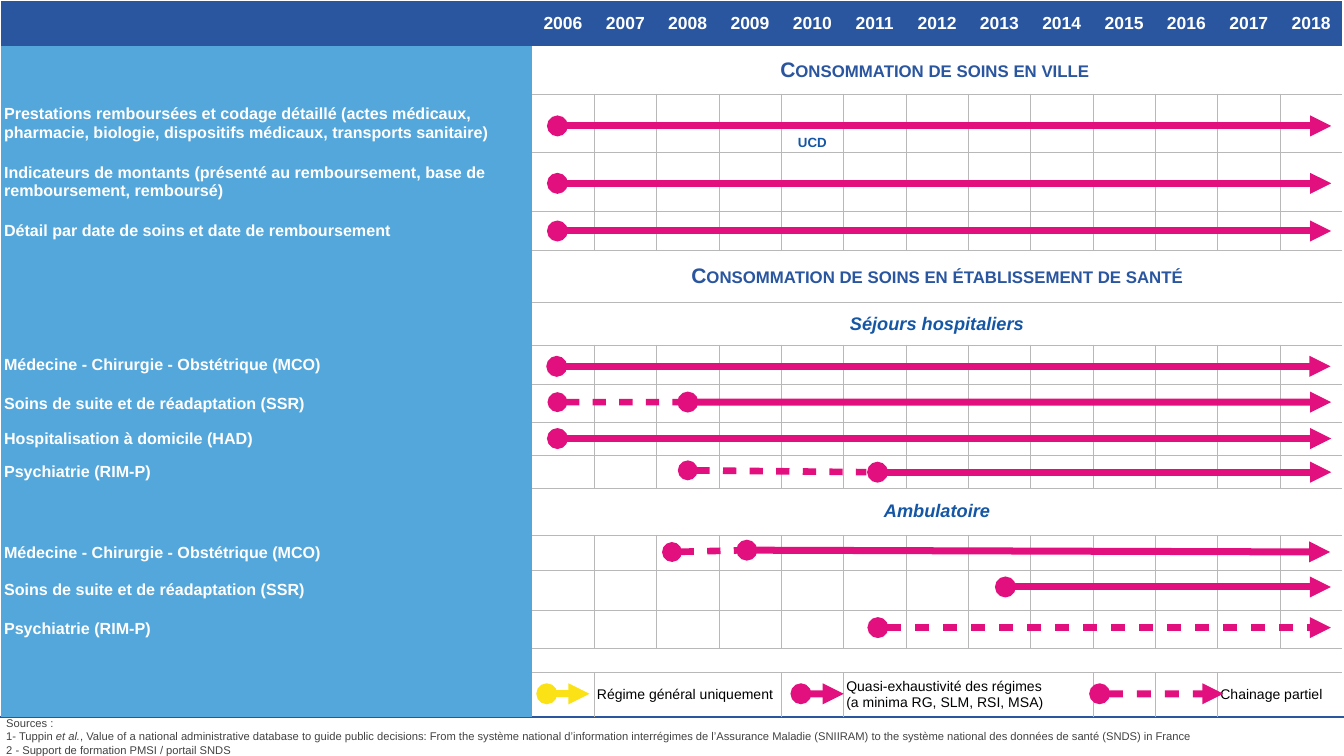
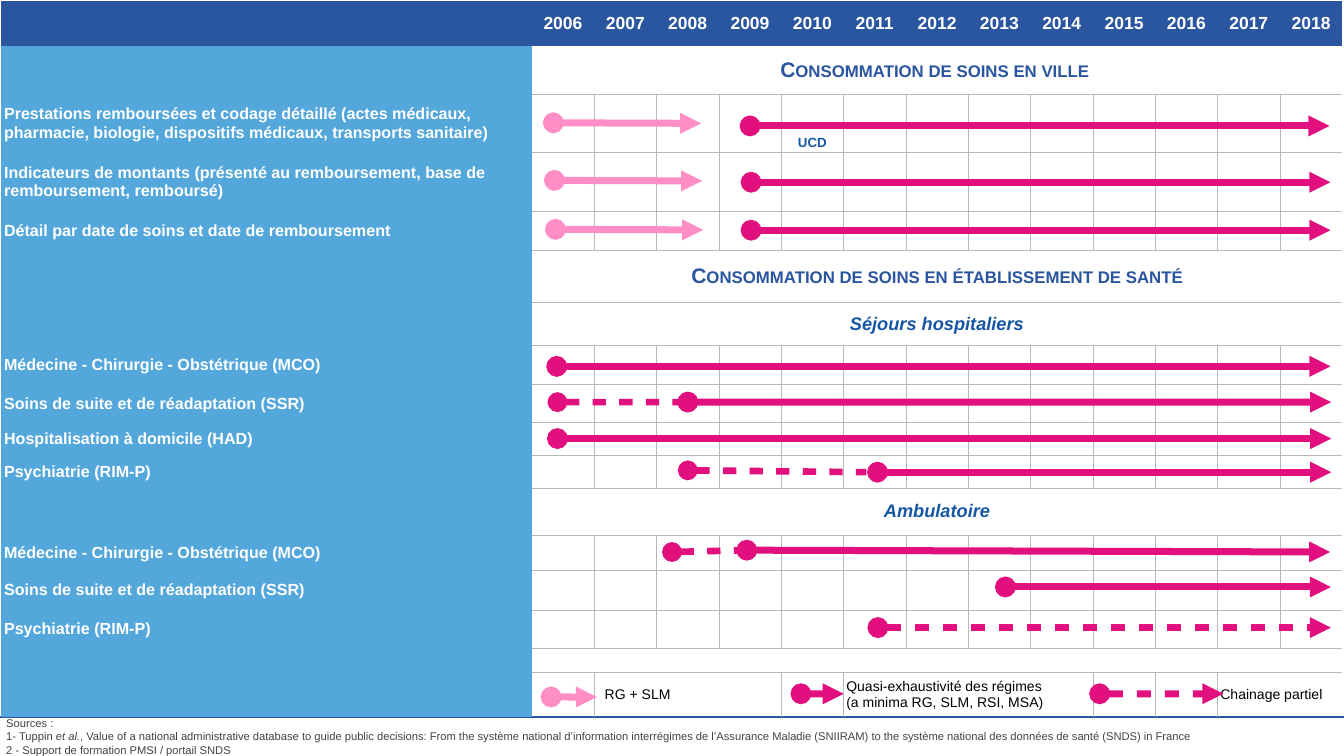
Before and after one commit to indsante/Documentation-SNDS, a slide deck: slide 2 of files/2019_INDS_Historique-des-données-SNDS_MPL-2.0.pptx. Drawn at 1344x756 pixels with LibreOffice and Linux fonts; fonts in the diff are those of the drawing; background and template pictures are left out. Boxes give left, top, right and bottom in pixels: in the first picture for what was removed or moved away, otherwise in the second. Text is boxed around its words. In the diff, an @@ line names an element or a change of style, - is before the commit and + after.

```diff
--- a/files/2019_INDS_Historique-des-données-SNDS_MPL-2.0.pptx
+++ b/files/2019_INDS_Historique-des-données-SNDS_MPL-2.0.pptx
@@ table at (1, 1, 1344, 719) @@
-row 17, column 3: Régime général uniquement
+row 17, column 3: RG + SLM
@@ double arrow added from (553, 123) to (701, 123), #FF8DC6 10 pt @@
@@ double arrow moved from (557, 126) - (1331, 126) to (750, 126) - (1329, 126) @@
@@ double arrow added from (554, 180) to (702, 181), #FF8DC6 10 pt @@
@@ double arrow moved from (557, 183) - (1331, 183) to (751, 182) - (1330, 182) @@
@@ double arrow added from (555, 229) to (703, 230), #FF8DC6 10 pt @@
@@ double arrow moved from (557, 231) - (1331, 231) to (751, 230) - (1330, 230) @@
@@ double arrow moved from (547, 694) - (590, 694) to (551, 697) - (597, 697) @@
@@ double arrow (551, 697) - (597, 697): stroke #FAE216 10 pt to #FF8DC6 10 pt @@
```
Also in this commit, not shown: 1 other slide changed.
